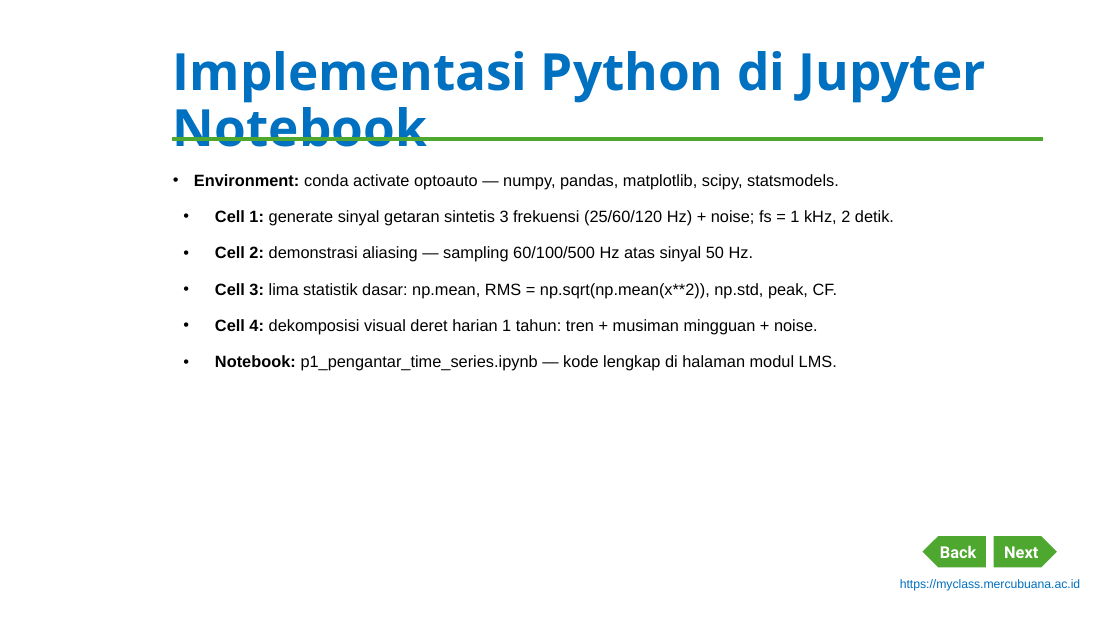
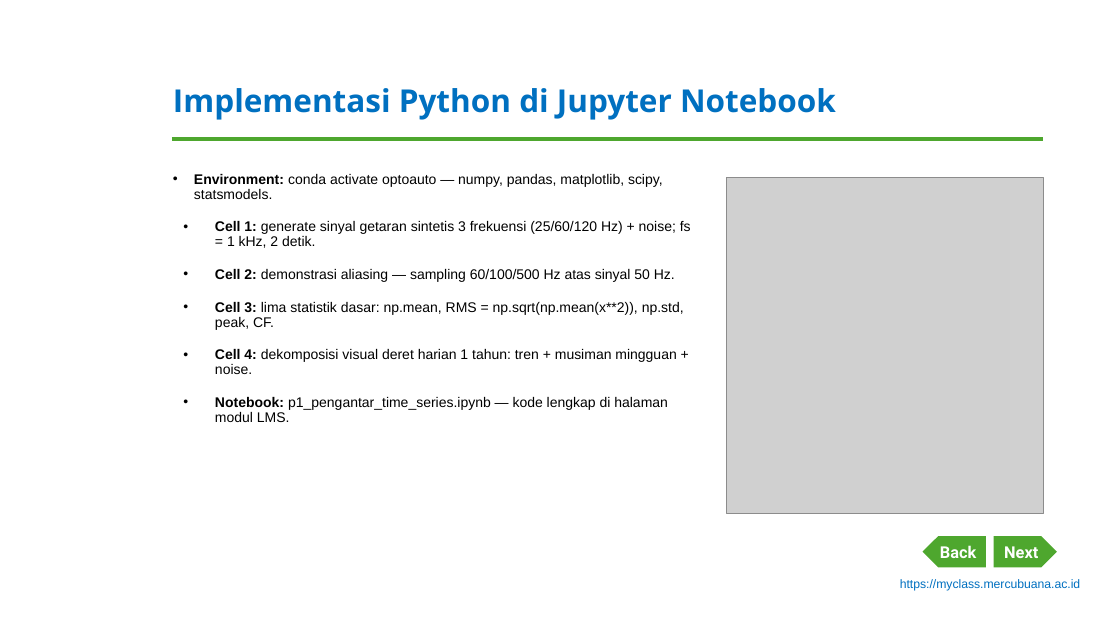
Before and after one commit to dedik-romahadi/Mechanical-Engineering-Courses, a slide deck: slide 9 of Optimalisasi-dan-Automasi/Modul-Word/Modul-1-Pengantar-Time-Series-Data.pptx. Drawn at 1120x630 pixels with LibreOffice and Linux fonts; fonts in the diff are those of the drawing; grey boxes stand for pictures; background and template pictures are left out. Boxes give left, top, right and bottom in pixels: in the first picture for what was removed or moved away, otherwise in the second. Text is boxed around its words. In the diff, an @@ line names an element or a change of style, - is before the commit and + after.

```diff
--- a/Optimalisasi-dan-Automasi/Modul-Word/Modul-1-Pengantar-Time-Series-Data.pptx
+++ b/Optimalisasi-dan-Automasi/Modul-Word/Modul-1-Pengantar-Time-Series-Data.pptx
@@ title "Implementasi Python di Jupyter Notebook" at bbox=[173, 88, 836, 120]: size 44 to 27 pt @@
@@ text "Environment: conda activate optoauto — ..." at bbox=[194, 174, 691, 422]: size 14 to 12 pt; less space between paragraphs @@
@@ picture added at bbox=[727, 177, 1043, 513] @@
```
Also in this commit, not shown: 9 other slides changed, 2 other files.
